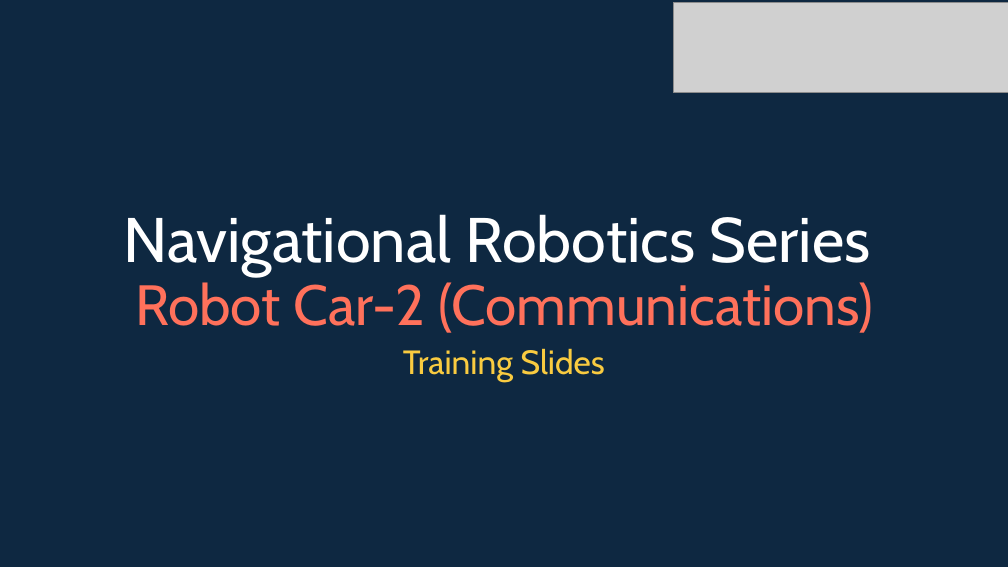
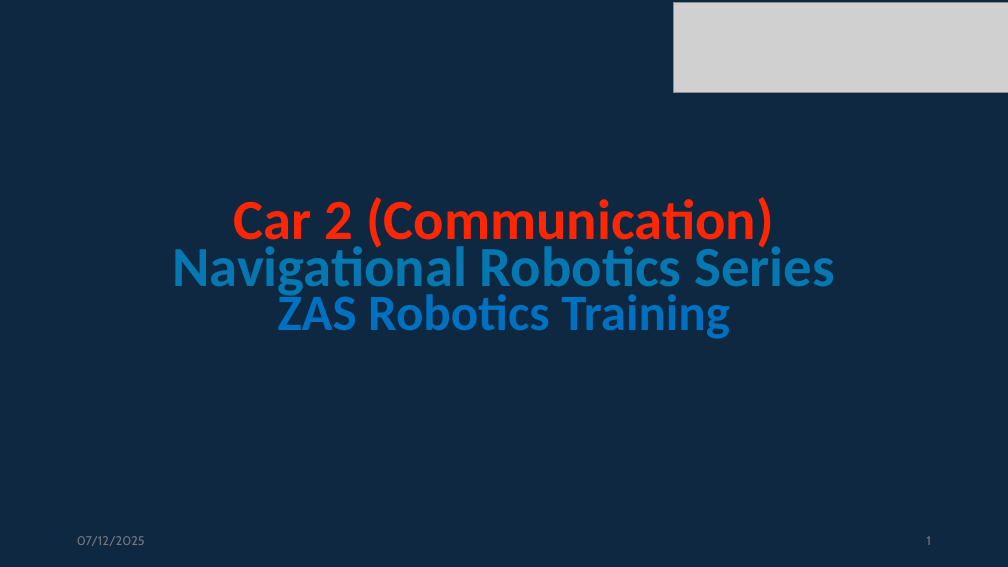
Before and after one commit to info-zas/Training, a slide deck: slide 1 of GPREC/05_Navigational_Robot_Car-2-Comms/ZASRobotics_Car-2.pptx. Drawn at 1008x567 pixels with LibreOffice and Linux fonts; fonts in the diff are those of the drawing; grey boxes stand for pictures. Boxes give left, top, right and bottom in pixels: in the first picture for what was removed or moved away, otherwise in the second. Text is boxed around its words. In the diff, an @@ line names an element or a change of style, - is before the commit and + after.

```diff
--- a/GPREC/05_Navigational_Robot_Car-2-Comms/ZASRobotics_Car-2.pptx
+++ b/GPREC/05_Navigational_Robot_Car-2-Comms/ZASRobotics_Car-2.pptx
@@ text at (173, 197, 834, 339): text changed; size 60 to 54 pt; font Cabin to Calibri; text colour #FFFFFF to #0578B1; bold on @@
-Navigational Robotics Series
-Robot Car-2 (Communications)
+Car 2 (Communication)
+Navigational Robotics Series
+ZAS Robotics Training
@@ subtitle removed at (403, 348, 605, 382) @@
-Training Slides
@@ text added at (77, 536, 145, 546), 12 pt, text #797979 @@
+07/12/2025
@@ page number added at (927, 536, 931, 545), 12 pt, text #797979 @@
+1
```
Also in this commit, not shown: 5 other slides changed, 6 slides added, 11 slides removed, 1 other file.
